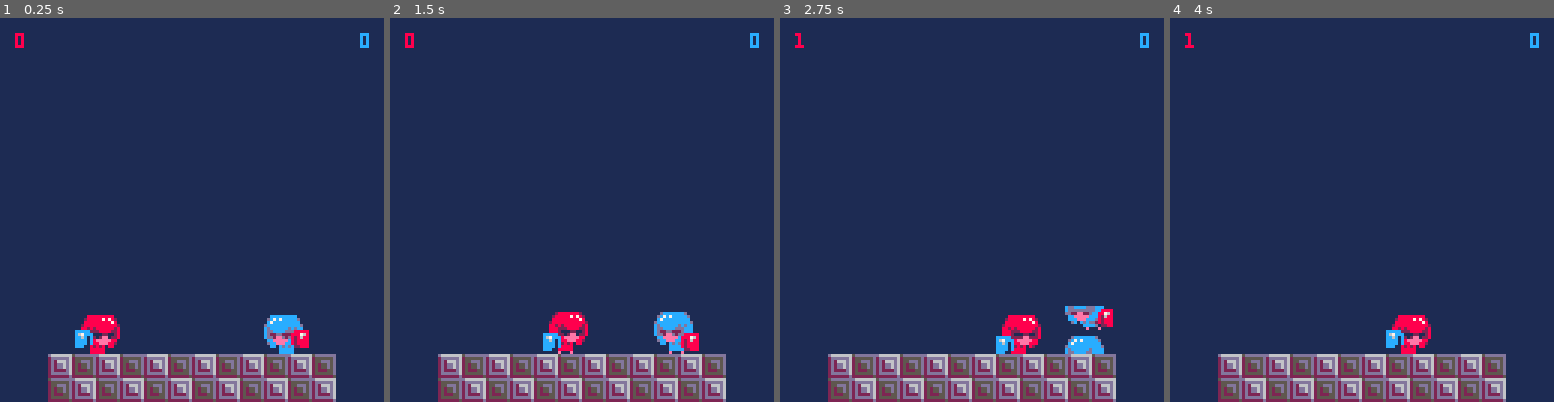
Above: before the commit, frames 1-4 (left to right).
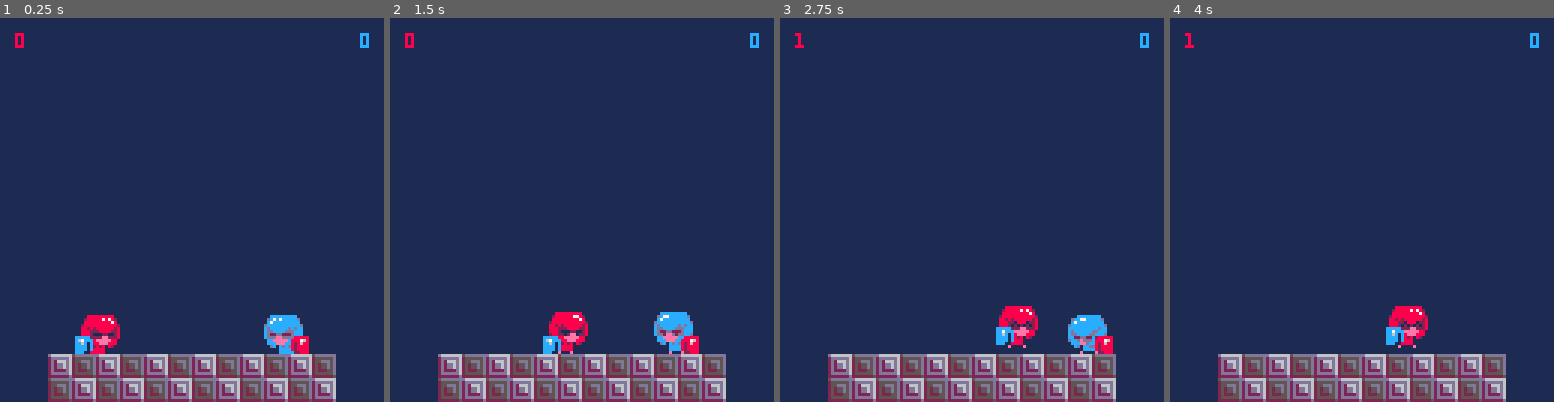
Above: after the commit, the same moments.

Repository: davidjtferguson/dancejab
Game: PICO-8 cartridge jab.p8
Two runs of this game, one before a commit and one after it. Both use one fixed random seed, a clock stepped at 60 frames per second and the inputs below.
Inputs:
- Up to frame 1 (0.25 s): no input
- Up to frame 2 (1.5 s): tap X (X key) at 0.33, 1.07 s; tap O (Z key) at 0.7 s
- Up to frame 3 (2.75 s): hold Right 1.6-2.1 s; tap O (Z key) at 1.7, 2.1, 2.5 s; tap X (X key) at 1.85 s; hold Right from 2.47 s (still down)
- Up to frame 4 (4 s): tap O (Z key) at 2.9, 3.3, 3.7 s; tap X (X key) at 2.97 s; release Right at 3.03 s; hold Left 3.08-3.58 s

The runs differ from the first frame. In frame 1, 0.4% of the frame differs, in the area x 19-81%, y 81-88%; in frame 2, 0.3%; in frame 3, 2.3%, in the area x 56-87%, y 75-88%; in frame 4, 0.9%.

Commit message:
sketched changing animations system and moved current animation sets to it

Diff:
--- a/jab.p8
+++ b/jab.p8
@@ -84,9 +84,11 @@
  return box
 end
 
+--todo: remove _init call
+-- & put music(0) in init
+music(0)
+
 function _init()
-	music(0)
-
  --duped in draw,
  -- just for first frame...
  palt(0,false)
@@ -228,7 +230,7 @@
    _init()
   end
 
-  av.animt.basesprite=64
+  resetanim(av.animt,64,6,4,false)
 
   --walking
   if btn(⬅️,av.no) then
@@ -247,33 +249,27 @@
    av.xvel=-av.xmaxvel
   end
  elseif av.state=="roll" then
-  --p lumpy, need to seperate out
-  -- animation system
-  if (not av.flipped and
-     av.xvel>0) or
-     (av.flipped and
-     av.xvel<0) then
-   av.animt.basesprite=96
+  if facingforward(av) then
+   resetanim(av.animt,96,av.rollframes,1,true)
   else
-   av.animt.basesprite=98
+   resetanim(av.animt,98,av.rollframes,1,true)
   end
  elseif av.state=="jab" then
-  av.animt.basesprite=74
+  resetanim(av.animt,74,av.jabframes/3,3,false)
 
   if av.statetimer==0 then
    av.state="jablag"
    av.statetimer=av.jablagframes
   end
  elseif av.state=="jablag" then
-  av.animt.basesprite=100
+  resetanim(av.animt,100,1,1,true)
   av.xvel=0
  elseif av.state=="won" then
-  --todo:sort specific sprite
-  av.animt.basesprite=66
+  resetanim(av.animt,168,6,4,false)
   av.xvel=0
  elseif av.state=="dead" then
   --todo:sort specific sprite
-  av.animt.basesprite=110
+  resetanim(av.animt,110,1,1,true)
 
   --stagger away?
   -- undecided. cheap fix for
@@ -289,7 +285,7 @@
   end
  elseif av.state=="ringout" then
   --todo:sort specific sprite
-  av.animt.basesprite=110
+  resetanim(av.animt,192,1,1,true)
 
   av.yvel+=gravity
   av.xvel*=0.8
@@ -307,6 +303,17 @@
 
  av.x+=av.xvel
  av.y+=av.yvel
+end
+
+function facingforward(av)
+ if (not av.flipped and
+    av.xvel>0) or
+    (av.flipped and
+    av.xvel<0) then
+  return true
+ else
+  return false
+ end
 end
 
 function hitboxcollision(av)
@@ -485,6 +492,19 @@
 
 --So, how should this be reset
 -- when a new anim starts?
+-- reset bool is kinda crappy
+
+function resetanim(t,bs,sd,sprs,reset)
+ t.basesprite=bs
+ t.speed=sd
+ t.sprites=sprs
+
+ if reset then
+  t.sprite=bs
+  t.along=0
+  t.counter=0
+ end
+end
 
 function updateanimt(t)
  t.counter+=1
